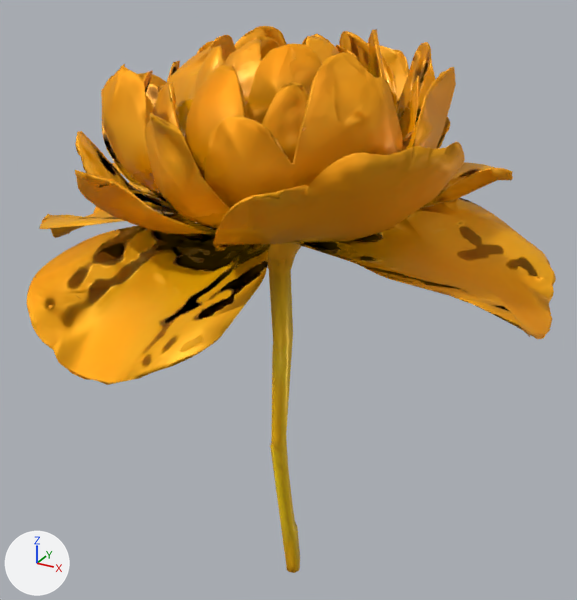
One commit to the glTF model assets/models/radiant_peony.glb: the scene before it, then after it.
The view is the same before and after, from a 50 mm camera at (1.154, -2.014, 1.202) aimed at (0.003, 0.08, 0.155). Lighting does not change. The marker at lower left points along +X, +Y and +Z. The picture after the commit comes second. Where no turn or scale is listed for an object, it has been applied to the vertices. Vertices at exactly the same position are counted once.

Before the edit, the objects in view are built like this:
```python
mat_material_0 = bpy.data.materials.new('Material_0')
mat_material_0.use_nodes = True; mat_material_0.node_tree.nodes.clear()
_N = mat_material_0.node_tree.nodes; _L = mat_material_0.node_tree.links
n0 = _N.new('ShaderNodeBsdfPrincipled'); n0.name = 'Principled BSDF'
n1 = _N.new('ShaderNodeOutputMaterial'); n1.name = 'Material Output'
n2 = _N.new('ShaderNodeTexImage'); n2.name = 'Image Texture'
n2.image = img_image_0
n3 = _N.new('ShaderNodeSeparateColor'); n3.name = 'Separate Color'
n4 = _N.new('ShaderNodeTexImage'); n4.name = 'Image Texture.001'
n4.image = img_image_1
n5 = _N.new('ShaderNodeNormalMap'); n5.name = 'Normal Map'
n5.uv_map = 'UVMap'
n6 = _N.new('ShaderNodeTexImage'); n6.name = 'Image Texture.002'
n6.image = img_image_2
_L.new(n0.outputs[0], n1.inputs[0])  # 'BSDF' to 'Surface'
_L.new(n2.outputs[0], n0.inputs[0])  # 'Color' to 'Base Color'
_L.new(n3.outputs[2], n0.inputs[1])  # 'Blue' to 'Metallic'
_L.new(n3.outputs[1], n0.inputs[2])  # 'Green' to 'Roughness'
_L.new(n4.outputs[0], n3.inputs[0])  # 'Color' to 'Color'
_L.new(n5.outputs[0], n0.inputs[5])  # 'Normal' to 'Normal'
_L.new(n6.outputs[0], n5.inputs[1])  # 'Color' to 'Color'
me_mesh_0 = bpy.data.meshes.new('Mesh_0')
me_mesh_0.from_pydata(...)  # 32058 vertices, 64417 faces; spans x -0.84..0.84, y -0.81..0.81, z -1.0..1.0
me_mesh_0.materials.append(mat_material_0)
ob_mesh_0 = bpy.data.objects.new('Mesh_0', me_mesh_0)
ob_mesh_0.location = (0.0, 0.0, 0.0)
```
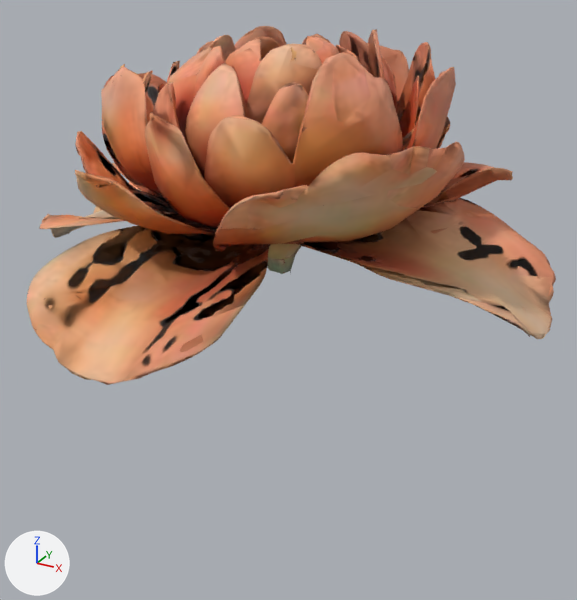
Boxes (x1, y1, x2, y2) around the edits, measured in the pictures (577 x 600 px):
'Mesh_0', surface changed, reshaped (34% shorter): before (27, 26, 556, 573); after (27, 26, 556, 385)
part 1 of me_mesh_0, cut back (yellow): before (242, 36, 300, 573)

Patch to the scene script:
```diff
--- a/assets/models/radiant_peony.glb.py
+++ b/assets/models/radiant_peony.glb.py
@@ img_image_0 @@
-img_image_0 = load_image('Image_0', '_unpacked/Image_0', 1024, 1024, 'sRGB')
+img_image_0 = load_image('Image_0', '_unpacked/Image_0', 512, 512, 'Non-Color')
@@ img_image_1 @@
-img_image_1 = load_image('Image_1', '_unpacked/Image_1', 1024, 1024, 'Non-Color')
+img_image_1 = load_image('Image_1', '_unpacked/Image_1', 512, 512, 'sRGB')
@@ mat_material_0 @@
 n2 = _N.new('ShaderNodeTexImage'); n2.name = 'Image Texture'
-n2.image = img_image_0
+n2.image = img_image_1
 n3 = _N.new('ShaderNodeSeparateColor'); n3.name = 'Separate Color'
 n4 = _N.new('ShaderNodeTexImage'); n4.name = 'Image Texture.001'
-n4.image = img_image_1
+n4.image = img_image_0
 n5 = _N.new('ShaderNodeNormalMap'); n5.name = 'Normal Map'
@@ me_mesh_0 @@
 # used by ob_mesh_0; location = (0.0, 0.0, 0.0)
-me_mesh_0.from_pydata(...)  # 32058 vertices, 64417 faces; spans x -0.84..0.84, y -0.81..0.81, z -1.0..1.0
+me_mesh_0.from_pydata(...)  # 31938 vertices, 64164 faces; spans x -0.84..0.84, y -0.81..0.81, z 0.25..1.0
+# me_mesh_0 part 1
+# 120 vertices are removed from x -0.03..0.04, y -0.04..0.15, z -1.0..0.09
+# 258 faces are deleted
+# 5 new faces join them
+# other edits to the shape of me_mesh_0 do not show in these pictures
 me_mesh_0.materials.append(mat_material_0)
```
